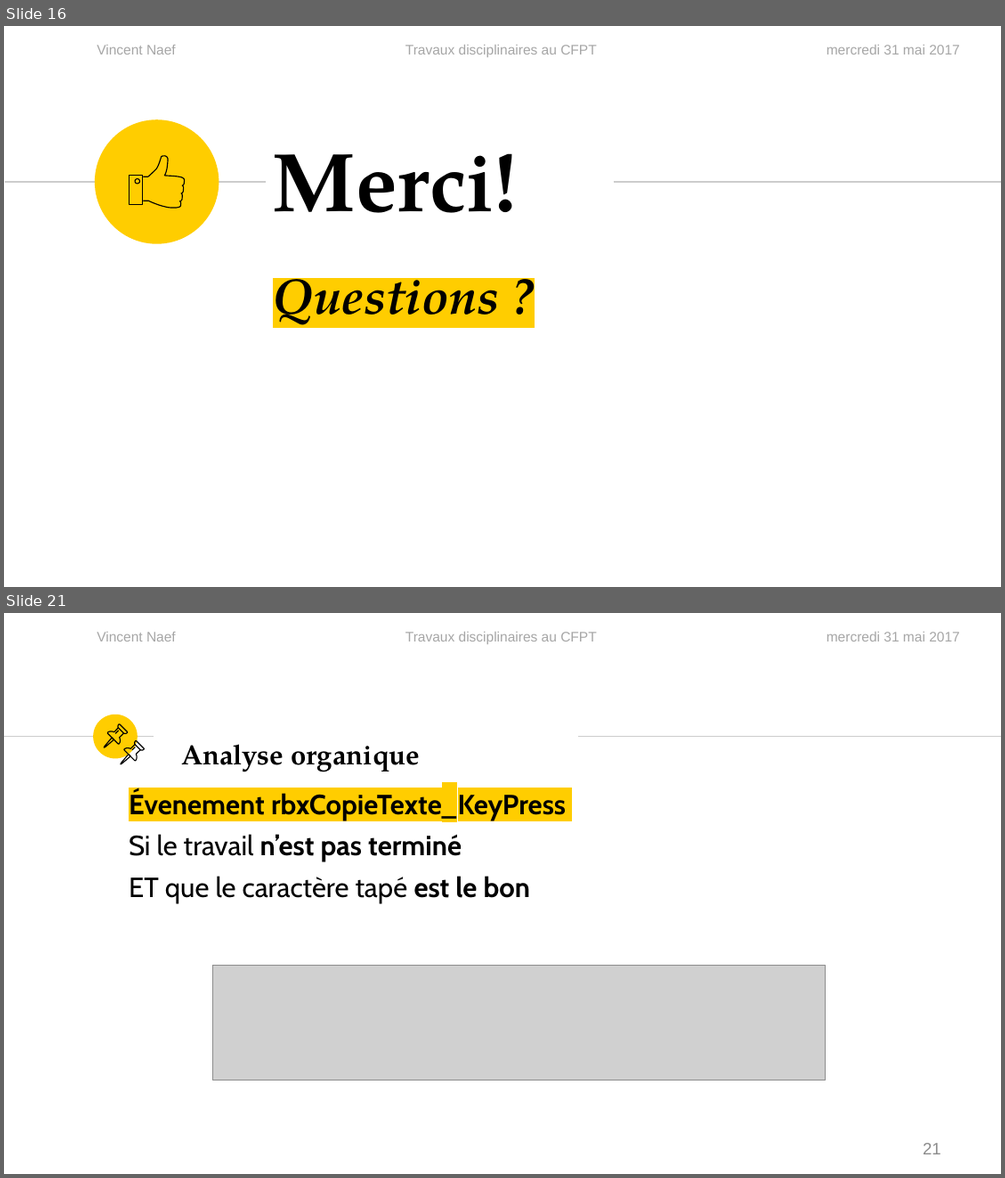
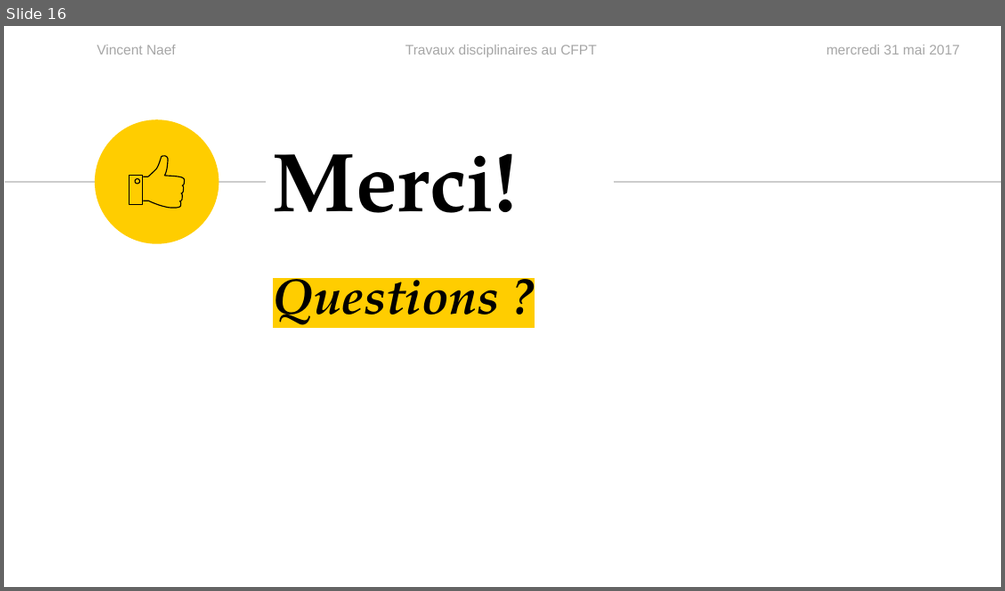
Before and after one commit to vinelo/TPI, a slide deck: Présentation/PresentationTPI.pptx. Shown one above the other, each under a label of ours: slides 16 and 21 before the commit, slide 16 after it; the slides between them are not shown. The pictures are 1005x1178 and 1005x591 pixels, drawn with LibreOffice and Linux fonts; fonts in the diff are those of the drawing; grey boxes stand for pictures. Boxes give left, top, right and bottom in pixels: in the first picture for what was removed or moved away, otherwise in the second. Text is boxed around its words. In the diff, an @@ line names an element or a change of style, - is before the commit and + after.

```diff
--- a/Présentation/PresentationTPI.pptx
+++ b/Présentation/PresentationTPI.pptx
@@ slide 21 removed at bbox=[4, 613, 1001, 1174], background #FFFFFF; not listed: 3 template elements that a slide beside it also shows @@
@@ ellipse removed at bbox=[93, 714, 137, 759] @@
@@ line removed from (4, 737) to (154, 737) @@
@@ group removed at bbox=[104, 724, 127, 747]: 4 freeform shapes @@
@@ title removed at bbox=[181, 744, 420, 772] @@
-Analyse organique
@@ line removed from (578, 737) to (1001, 737) @@
@@ group removed at bbox=[121, 740, 144, 764]: 4 freeform shapes @@
@@ text removed at bbox=[129, 790, 566, 903] @@
-Évenement rbxCopieTexte_KeyPress
-Si le travail n’est pas terminé
-ET que le caractère tapé est le bon
@@ picture removed at bbox=[213, 965, 825, 1079] @@
@@ page number removed at bbox=[922, 1143, 941, 1154] @@
-21
```
Also in this commit, not shown: 1 slide changed, 43 other slides removed, 1 other file.
